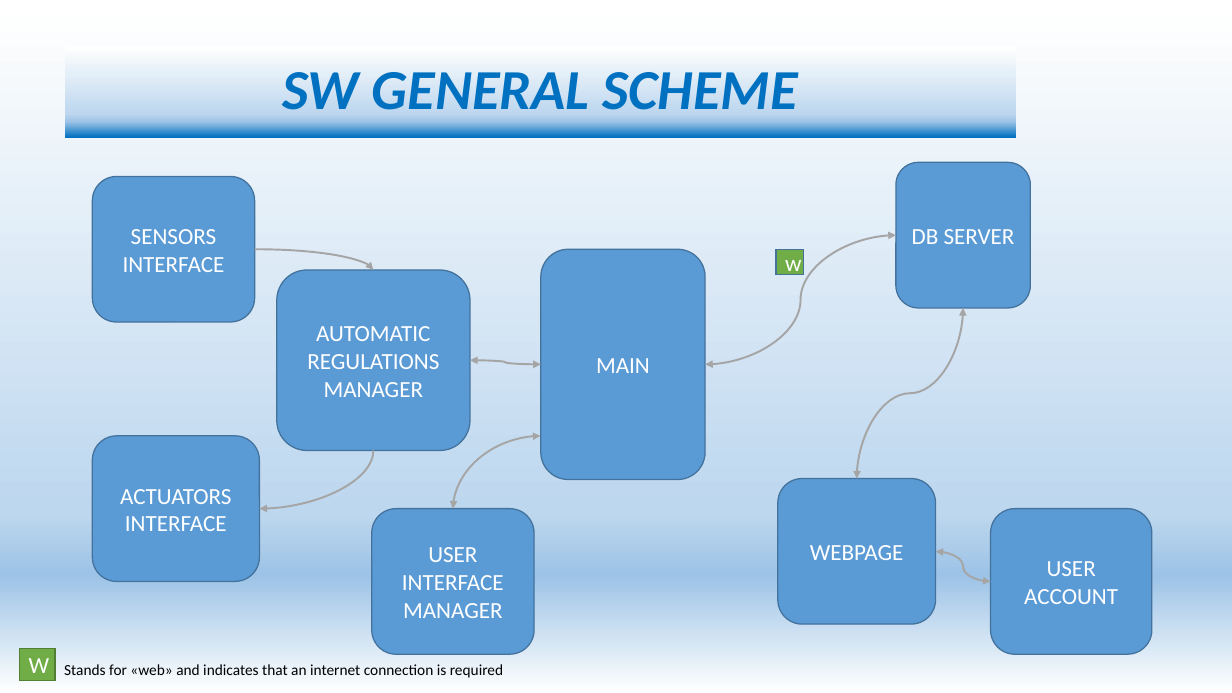
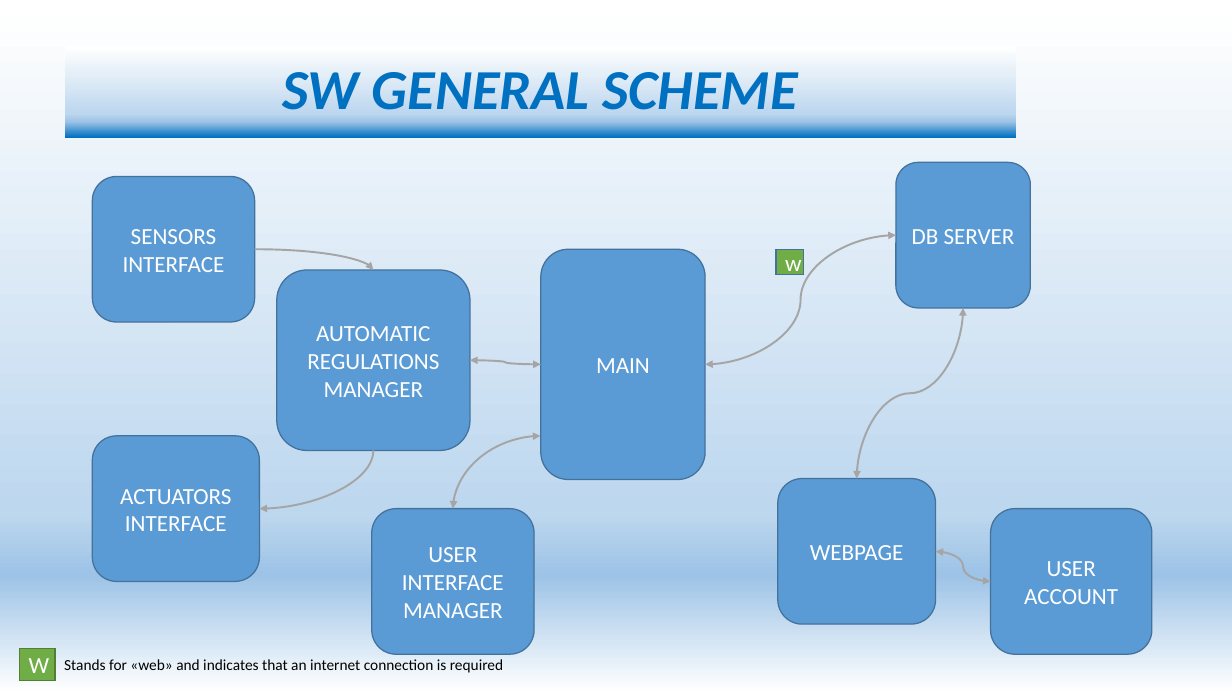
Before and after one commit to s204059/Presentation-Slides, a slide deck: slide 5 of SLIDES.pptx (slide 6 before the commit). Drawn at 1232x693 pixels with LibreOffice and Linux fonts; fonts in the diff are those of the drawing. Boxes give left, top, right and bottom in pixels: in the first picture for what was removed or moved away, otherwise in the second. Text is boxed around its words. In the diff, an @@ line names an element or a change of style, - is before the commit and + after.

```diff
--- a/SLIDES.pptx
+++ b/SLIDES.pptx
@@ text "Stands for «web» and indicates ...": place and size @@
-text "Stands for «web» and indicates ..." at bbox=[64, 664, 503, 678]
+text "Stands for «web» and indicates ..." at bbox=[64, 659, 503, 673]
```
Also in this commit, not shown: 1 slide removed.
